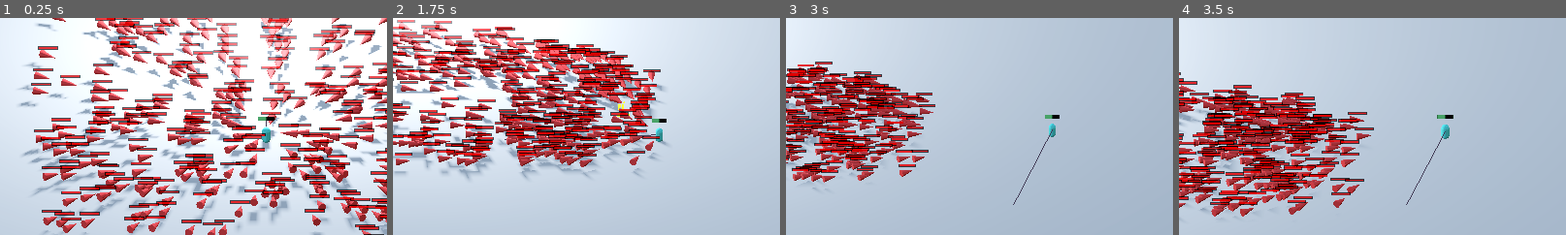
Above: before the commit, frames 1-4 (left to right).
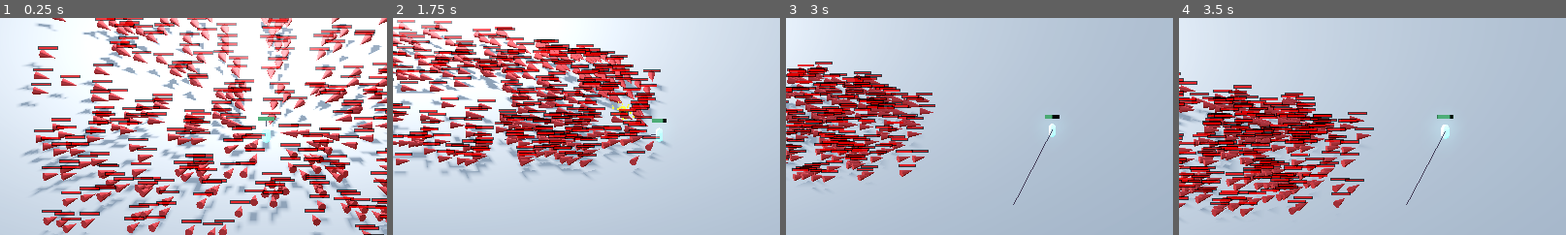
Above: after the commit, the same moments.

Repository: AnubrataDS/swarm
Game: Godot game, scene res://base.tscn
Same seed, same stepped clock (60 frames per second), same inputs: the game is played once before the commit and once after it.
Inputs (mouse positions are % of the whole screen's width and height, from its top left):
- Up to frame 1 (0.25 s): no input
- Up to frame 2 (1.75 s): move the mouse to (72, 45) at 0.52 s; hold D (right) 0.53-1.28 s; hold Space (dodge) 0.53-1.28 s; move the mouse to (30, 55) at 1.27 s; hold S (down) from 1.28 s (still down); click (30, 55) at 1.35 s; tap Space (dodge) at 1.55 s
- Up to frame 3 (3 s): move the mouse to (60, 28) at 2.02 s; release S (down) at 2.03 s; hold D (right) 2.03-2.78 s; hold Space (dodge) 2.03-2.78 s; move the mouse to (45, 70) at 2.77 s; hold W (up) from 2.78 s (still down); tap Space (dodge) at 2.85 s
- Up to frame 4 (3.5 s): keep holding W (up)
The pictures show only the part of the screen within x 16-66%, y 27-77%; the shares and areas given below are measured in that part.

The runs differ from the first frame. In frame 1, 0.2% of the frame differs, in the area x 67-71%, y 45-58%; in frame 2, 0.2%, in the area x 56-70%, y 38-58%; in frame 3, less than 0.1%; in frame 4, 0.2%.

Commit message:
added sauce : stamina management on dodge

Diff:
--- a/bullet.tscn
+++ b/bullet.tscn
@@ -19,7 +19,7 @@
 rings = 2
 
 [sub_resource type="SphereShape3D" id="SphereShape3D_v7oki"]
-radius = 0.002
+radius = 0.02
 
 [node name="Node3D" type="Node3D"]
 script = ExtResource("1_v7oki")
--- a/enemy.tscn
+++ b/enemy.tscn
@@ -149,7 +149,7 @@
 
 [node name="Area3D" type="Area3D" parent="."]
 collision_layer = 2
-collision_mask = 3
+collision_mask = 19
 
 [node name="CollisionShape3D" type="CollisionShape3D" parent="Area3D"]
 transform = Transform3D(1, 0, 0, 0, -4.371139e-08, -1, 0, 1, -4.371139e-08, 0, 0.33243185, 0.07122904)
--- a/player.gd
+++ b/player.gd
@@ -9,6 +9,8 @@
 var elapsed_since_last_shot = 0
 var recoil_strength = 0.02
 var dodge_multiplier = 3
+var stamina = 100
+@onready var staminabar = $Sprite3D/SubViewport/ProgressBar
 func _ready():
 	camera = get_parent().get_node("OrthoCam")
 	viewPortSize = get_viewport().size
@@ -20,7 +22,14 @@
 
 func _move(delta:float)->void:
 	var movt = Vector3(0,0,0)
-	var mult = dodge_multiplier if Input.is_action_pressed("dodge") else 1
+	var mult = 1
+	if Input.is_action_pressed("dodge"):
+		if(stamina>0):
+			mult = dodge_multiplier
+			stamina -= 1
+	else:
+		if(stamina<100):
+			stamina += 1
 	if Input.is_action_pressed("right"):
 		movt += Vector3(1,0,0)
 	if Input.is_action_pressed("left"):
@@ -30,6 +39,7 @@
 	if Input.is_action_pressed("down"):
 		movt += Vector3(0,0,1)
 	translate(movt.normalized()*delta*speed*mult)
+	staminabar.value = stamina
 
 func _attack(delta):
 	if Input.is_action_pressed("auto_attack"):
--- a/player.tscn
+++ b/player.tscn
@@ -4,7 +4,7 @@
 [ext_resource type="Script" uid="uid://dq7khw0xmrorl" path="res://debug_line.gd" id="2_onrkg"]
 
 [sub_resource type="StandardMaterial3D" id="StandardMaterial3D_4flbx"]
-albedo_color = Color(0.40028462, 0.9732825, 0.9468047, 1)
+albedo_color = Color(1.3901314, 3.20772, 3.120681, 1)
 
 [sub_resource type="CapsuleMesh" id="CapsuleMesh_onrkg"]
 material = SubResource("StandardMaterial3D_4flbx")
Not shown, added: base.tscn15999631514.tmp
